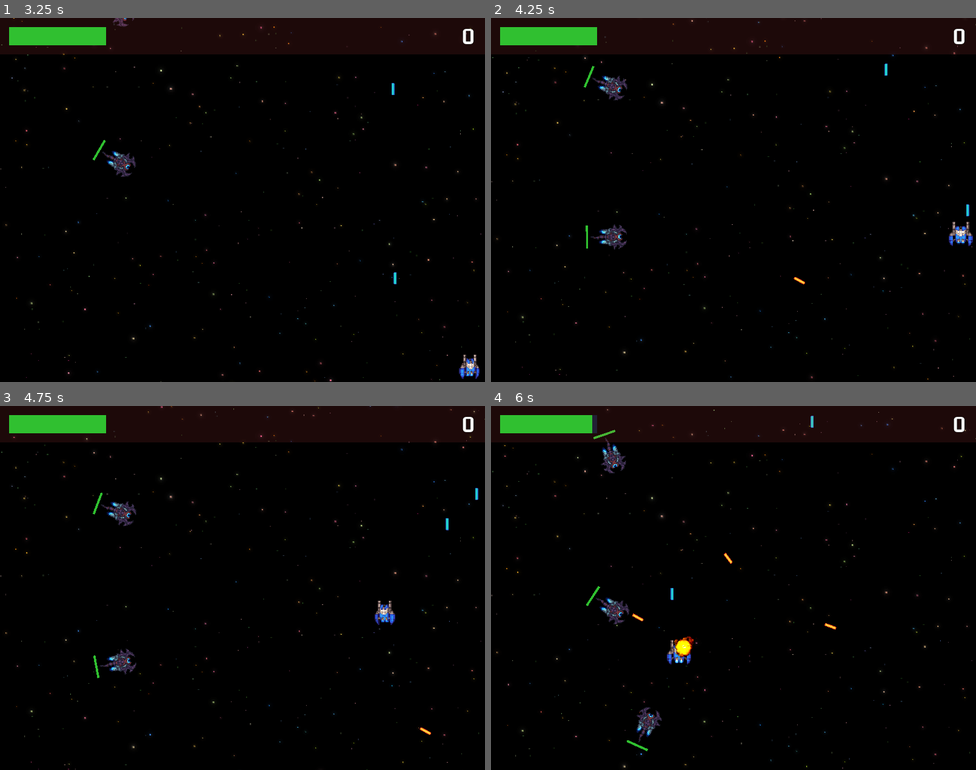
Above: before the commit, frames 1-4 (two rows, left to right).
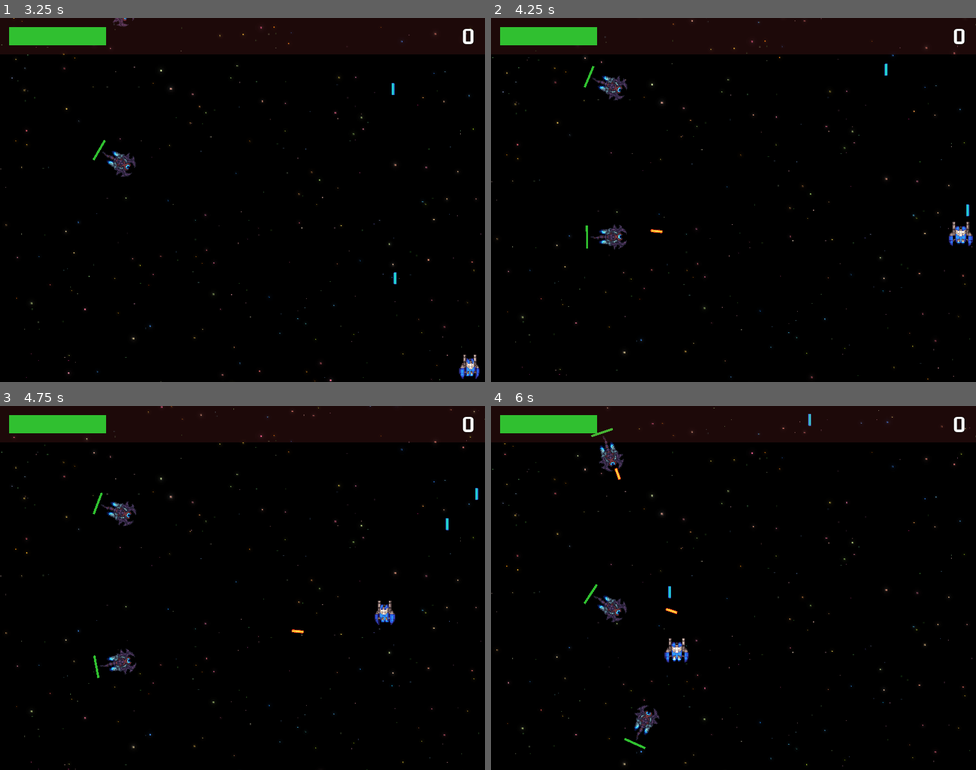
Above: after the commit, the same moments.

Repository: fj0lverkr/space-ace
Game: Godot game, scene res://scenes/main/main.tscn
Same seed, same stepped clock (60 frames per second), same inputs: the game is played once before the commit and once after it. Sound files missing from this copy of the repository are replaced by a short silence.
Inputs (mouse positions are in pixels of both pictures, inside the frame that each line leads up to):
- Up to frame 1 (3.25 s): click "Start" at 0.5 s; move the mouse to (349, 181) at 1.27 s; hold D (right) 1.28-2.03 s; click (349, 181) at 1.35 s; move the mouse to (145, 218) at 2.02 s; hold S (down) 2.03-2.78 s; click (145, 218) at 2.1 s; move the mouse to (291, 119) at 2.77 s; hold D (right) from 2.78 s (still down); click (291, 119) at 2.85 s
- Up to frame 2 (4.25 s): move the mouse to (709, 272) at 3.52 s; release D (right) at 3.53 s; hold W (up) from 3.53 s (still down); click (709, 272) at 3.6 s
- Up to frame 3 (4.75 s): move the mouse to (388, 642) at 4.27 s; release W (up) at 4.28 s; hold A (left) from 4.28 s (still down); click (388, 642) at 4.35 s
- Up to frame 4 (6 s): move the mouse to (588, 533) at 5.02 s; click (588, 533) at 5.1 s; move the mouse to (757, 588) at 5.77 s; release A (left) at 5.78 s; hold S (down) from 5.78 s (still down); click (757, 588) at 5.85 s

Frame 1 is identical in both runs. In frame 2, less than 0.1% of the frame differs, in the area x 32-65%, y 58-74%; in frame 3, less than 0.1%; in frame 4, 2.0%, in the area x 0-100%, y 0-100%.

Commit message:
better enemy health and behaviour

Diff:
--- a/scenes/enemies/base_enemy.gd
+++ b/scenes/enemies/base_enemy.gd
@@ -23,6 +23,8 @@
 var _laser_timer: Timer = $LaserTimer
 @onready
 var _health_bar: HealthBar = $HealthBar
+@onready
+var _oob_timer: Timer = $OutOfTime
 
 var _health: int
 var _speed: float
@@ -63,7 +65,7 @@
 
 
 func _on_out_of_time_timeout() -> void:
-	_animation_player.play(Constants.FLICKER)
+	queue_free()
 
 
 func _on_animation_player_animation_finished(anim_name: StringName) -> void:
@@ -78,6 +80,18 @@
 		_can_shoot = false
 	elif _laser_timer.is_stopped():
 		GameUtils.set_and_start_timer(_laser_timer, _laser_timeout.x, _laser_timeout.y)
+
+
+func _disable() -> void:
+	set_process(false)
+	_can_shoot = false
+	_laser_timer.stop()
+
+
+func _enable() -> void:
+	_oob_timer.stop()
+	set_process(true)
+	_laser_timer.start()
 
 
 func _on_laser_timer_timeout() -> void:
@@ -97,6 +111,15 @@
 	_speed = 0.0
 	SignalBus.on_explode.emit(Explosion.Type.BOOM, global_position, 2.0)
 	SignalBus.on_score_points.emit(_points)
-	set_process(false)
+	_disable()
 	SignalBus.on_try_powerup.emit(_drop_rate, global_position)
 	_animation_player.play(Constants.FLICKER)
+
+
+func _on_screen_exited() -> void:
+	_disable()
+	_oob_timer.start()
+
+
+func _on_screen_entered() -> void:
+	_enable()
--- a/scenes/enemies/base_enemy.tscn
+++ b/scenes/enemies/base_enemy.tscn
@@ -53,7 +53,7 @@
 [node name="Sprite" type="AnimatedSprite2D" parent="."]
 
 [node name="OutOfTime" type="Timer" parent="."]
-wait_time = 30.0
+wait_time = 10.0
 one_shot = true
 
 [node name="AnimationPlayer" type="AnimationPlayer" parent="."]
@@ -66,8 +66,12 @@
 
 [node name="HealthBar" parent="." instance=ExtResource("3_o2cgl")]
 
+[node name="VisibleOnScreenNotifier2D" type="VisibleOnScreenNotifier2D" parent="."]
+
 [connection signal="on_area_entered" from="CollidableObject" to="." method="_on_area_entered"]
 [connection signal="timeout" from="OutOfTime" to="." method="_on_out_of_time_timeout"]
 [connection signal="animation_finished" from="AnimationPlayer" to="." method="_on_animation_player_animation_finished"]
 [connection signal="timeout" from="LaserTimer" to="." method="_on_laser_timer_timeout"]
 [connection signal="on_died" from="HealthBar" to="." method="_on_health_bar_on_died"]
+[connection signal="screen_entered" from="VisibleOnScreenNotifier2D" to="." method="_on_screen_entered"]
+[connection signal="screen_exited" from="VisibleOnScreenNotifier2D" to="." method="_on_screen_exited"]
--- a/scenes/enemies/enemy_bio.gd
+++ b/scenes/enemies/enemy_bio.gd
@@ -2,9 +2,9 @@
 extends BaseEnemy
 
 const HEALTH: Dictionary = {
-	SubType.YELLOW: 120,
-	SubType.BLUE: 175,
-	SubType.RED: 250,
+	SubType.YELLOW: 20,
+	SubType.BLUE: 30,
+	SubType.RED: 50,
 }
 
 const SPEED: Dictionary = {
@@ -14,9 +14,9 @@
 }
 
 const DROPRATES: Dictionary = {
-	SubType.YELLOW: 50,
-	SubType.BLUE: 30,
-	SubType.RED: 25,
+	SubType.YELLOW: 30,
+	SubType.BLUE: 25,
+	SubType.RED: 15,
 }
 
 const POINTS: Dictionary = {
--- a/scenes/enemies/enemy_bomber.gd
+++ b/scenes/enemies/enemy_bomber.gd
@@ -5,19 +5,19 @@
 var _marker_gun: Marker2D = $MarkerGun
 
 const HEALTH: Dictionary = {
-	SubType.YELLOW: 130,
-	SubType.BLUE: 190,
-	SubType.RED: 255
+	SubType.YELLOW: 15,
+	SubType.BLUE: 20,
+	SubType.RED: 25,
 }
 
 const SPEED: Dictionary = {
 	SubType.YELLOW: 60,
 	SubType.BLUE: 80,
-	SubType.RED: 100
+	SubType.RED: 100,
 }
 
 const DROPRATES: Dictionary = {
-	SubType.YELLOW: 50,
+	SubType.YELLOW: 40,
 	SubType.BLUE: 30,
 	SubType.RED: 25,
 }
--- a/scenes/enemies/enemy_zipper.gd
+++ b/scenes/enemies/enemy_zipper.gd
@@ -5,9 +5,9 @@
 var _marker_gun: Marker2D = $MarkerGun
 
 const HEALTH: Dictionary = {
-	SubType.YELLOW: 100,
-	SubType.BLUE: 150,
-	SubType.RED: 200
+	SubType.YELLOW: 10,
+	SubType.BLUE: 15,
+	SubType.RED: 20,
 }
 
 const SPEED: Dictionary = {
